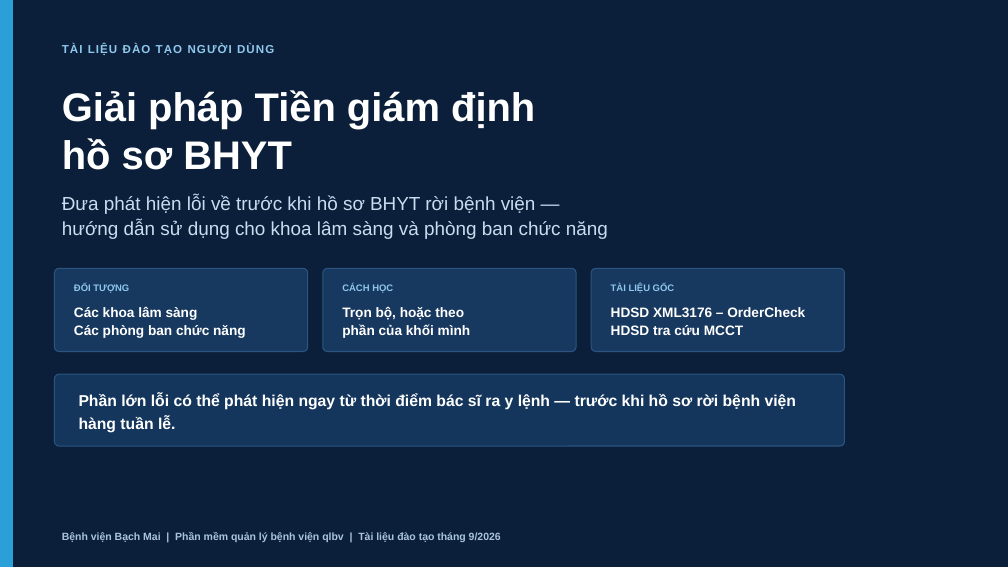
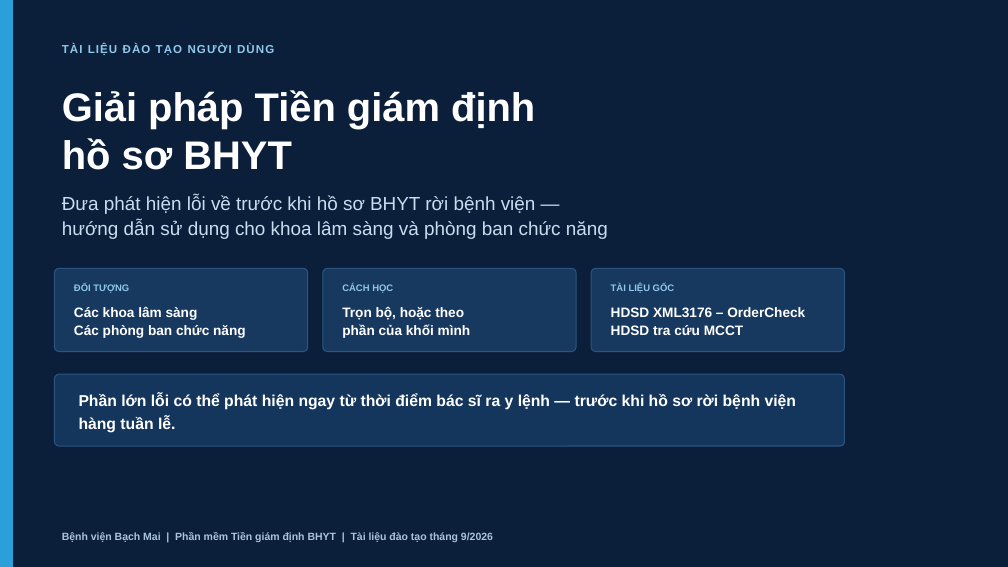
Before and after one commit to tracnn/qlbv_public, a slide deck: slide 1 of docs/dao-tao/Slide-dao-tao-Tien-giam-dinh.pptx. Drawn at 1008x567 pixels with LibreOffice and Linux fonts; fonts in the diff are those of the drawing. Boxes give left, top, right and bottom in pixels: in the first picture for what was removed or moved away, otherwise in the second. Text is boxed around its words. In the diff, an @@ line names an element or a change of style, - is before the commit and + after.

```diff
--- a/docs/dao-tao/Slide-dao-tao-Tien-giam-dinh.pptx
+++ b/docs/dao-tao/Slide-dao-tao-Tien-giam-dinh.pptx
@@ text at (62, 532, 493, 542): text changed @@
-Bệnh viện Bạch Mai | Phần mềm quản lý bệnh viện qlbv | Tài liệu đào tạo tháng 9/2026
+Bệnh viện Bạch Mai | Phần mềm Tiền giám định BHYT | Tài liệu đào tạo tháng 9/2026
```
Also in this commit, not shown: 1 other slide changed, 2 other files.
